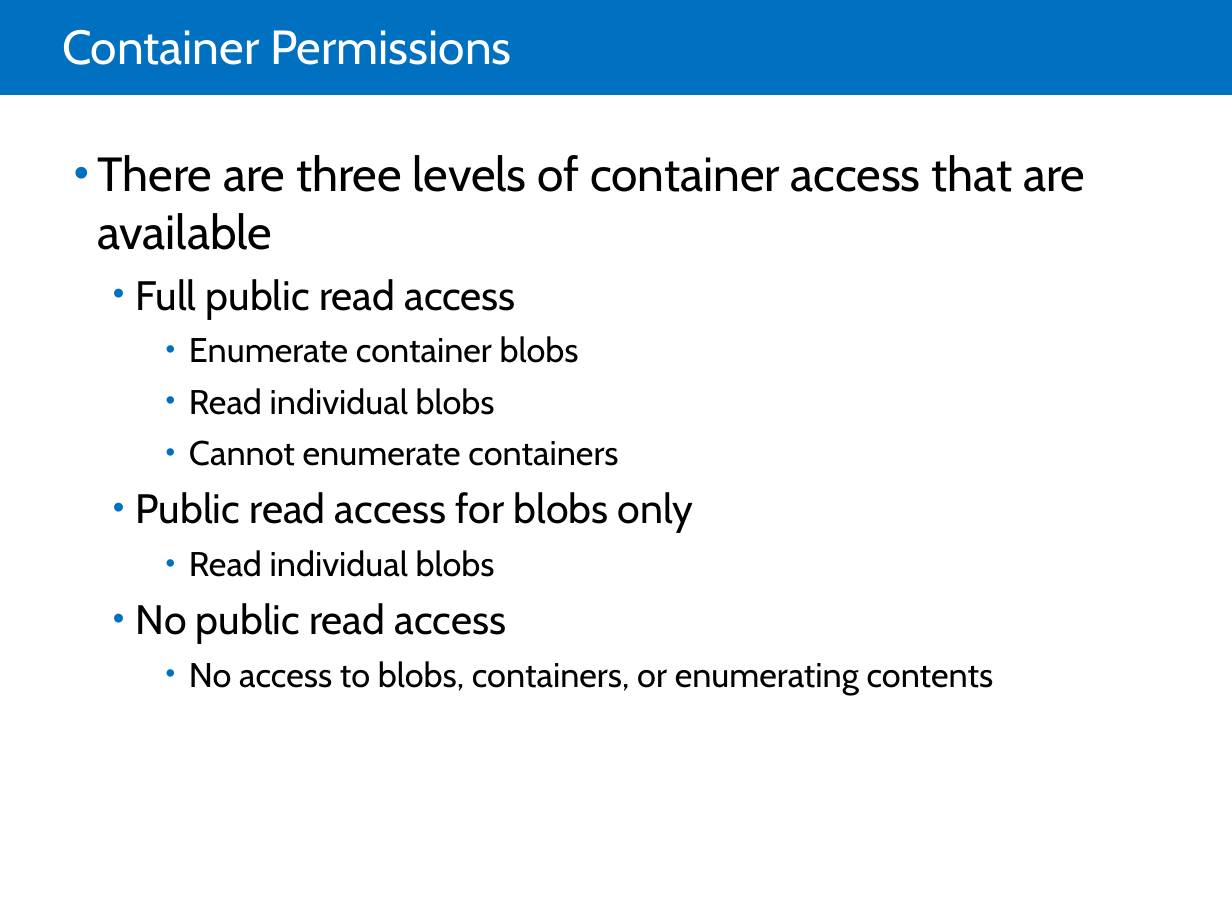
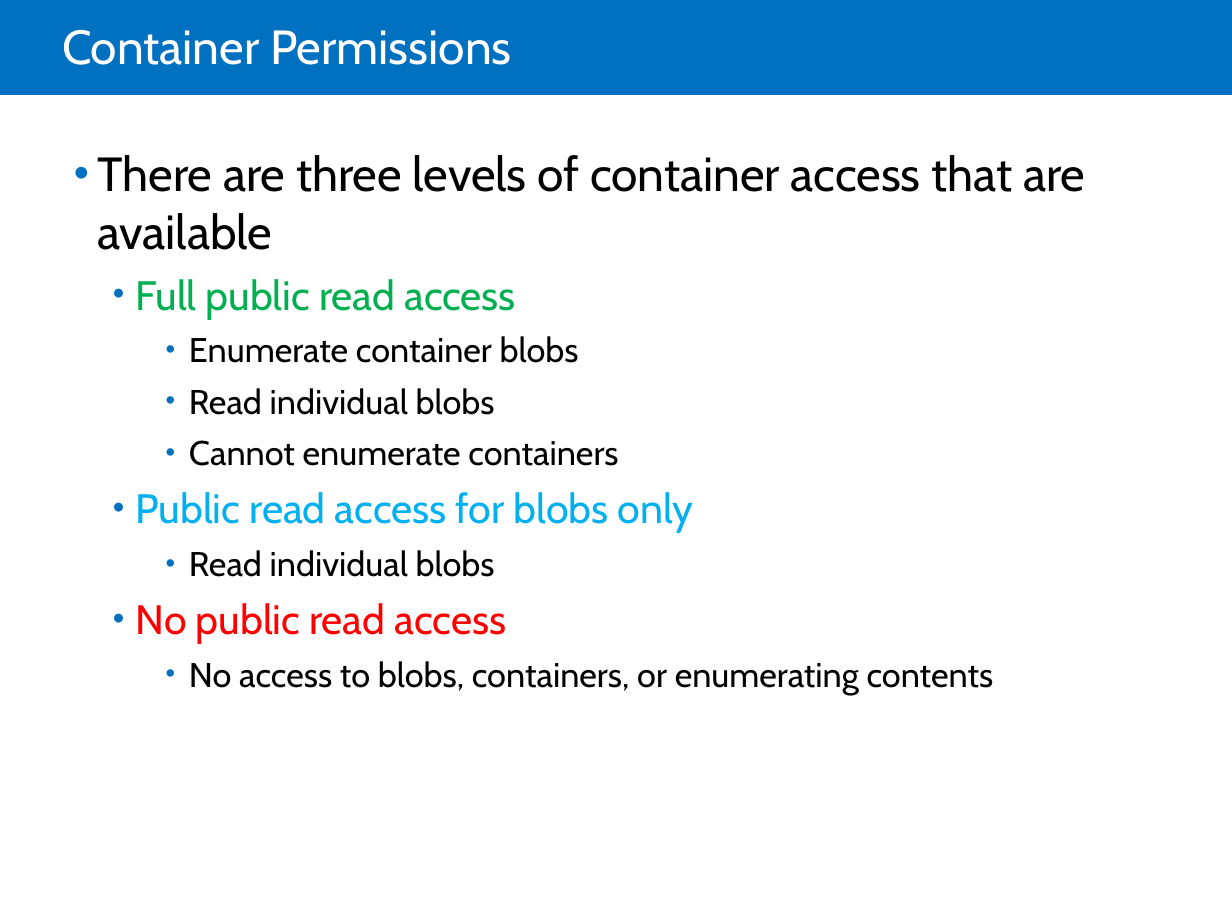
Before and after one commit to LarsKjeldsen/Kursus-az203, a slide deck: slide 11 of MOC/Module 07 Storing and Consuming Files from Azure Storage/20532C-07.pptx. Drawn at 1232x924 pixels with LibreOffice and Linux fonts; fonts in the diff are those of the drawing. Boxes give left, top, right and bottom in pixels: in the first picture for what was removed or moved away, otherwise in the second. Text is boxed around its words. In the diff, an @@ line names an element or a change of style, - is before the commit and + after.

```diff
--- a/MOC/Module 07 Storing and Consuming Files from Azure Storage/20532C-07.pptx
+++ b/MOC/Module 07 Storing and Consuming Files from Azure Storage/20532C-07.pptx
@@ text at <box>136,279,694,644</box>: text colour #000000 to #00B050 in "Full public read access"; text colour #000000 to #00B0F0 in "Public read access for blobs only"; text colour #000000 to #FF0000 in "No public read access" @@
```
Also in this commit, not shown: 10 other slides changed, 1 other file.
